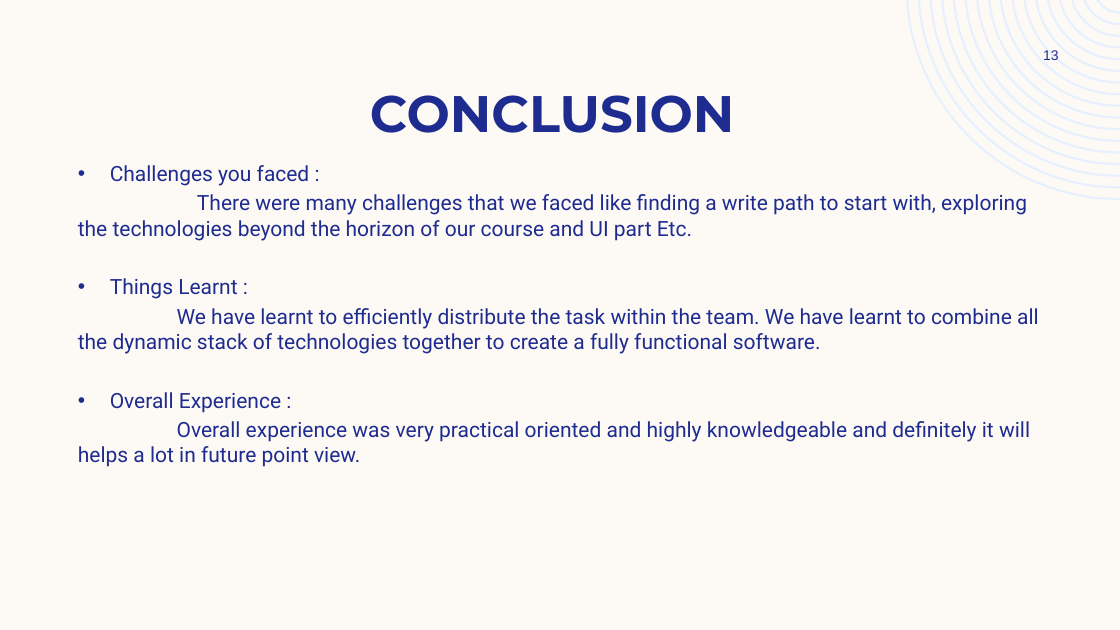
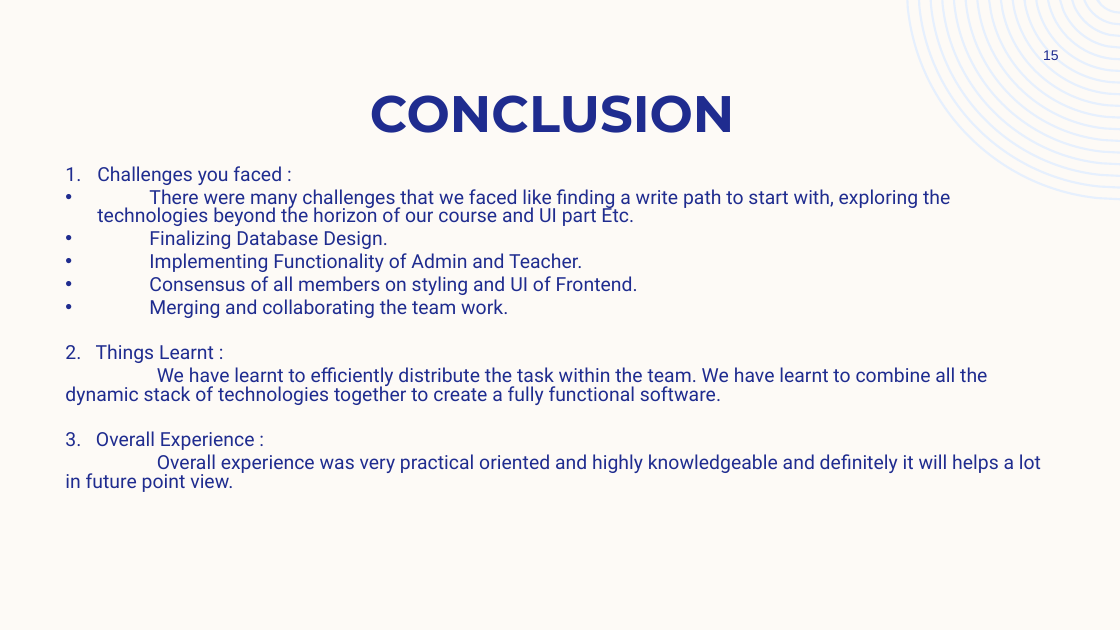
Before and after one commit to Sushil9731/Myproject, a slide deck: slide 15 of document/Learning Managemt System. (2).pptx (slide 13 before the commit). Drawn at 1120x630 pixels with LibreOffice and Linux fonts; fonts in the diff are those of the drawing. Boxes give left, top, right and bottom in pixels: in the first picture for what was removed or moved away, otherwise in the second. Text is boxed around its words. In the diff, an @@ line names an element or a change of style, - is before the commit and + after.

```diff
--- a/document/Learning Managemt System. (2).pptx
+++ b/document/Learning Managemt System. (2).pptx
@@ page number at box(1043, 50, 1059, 60): text changed @@
-13
+15
@@ text "Challenges you faced :": place and size @@
-text "Challenges you faced :" at box(78, 165, 1039, 467)
+text "Challenges you faced :" at box(65, 166, 1041, 492)
@@ text at box(65, 166, 1041, 492): size 18 to 16.6 pt in "Challenges you faced :", "There were many challenges that we faced ...", "We have learnt to efficiently distribute the ...", "Overall experience was very practical oriented and ..."; bullet • to 1.; line spacing 1 to 0.8; bullet none to • @@
@@ text at box(65, 230, 638, 363): text changed; size 18 to 16.6 pt @@
-• Things Learnt :
+• Finalizing Database Design.
+• Implementing Functionality of Admin and Teacher.
+• Consensus of all members on styling and UI of Frontend.
+• Merging and collaborating the team work.
+2. Things Learnt :
@@ text at box(65, 431, 255, 450): text changed; size 18 to 16.6 pt @@
-• Overall Experience :
+3. Overall Experience :
```
Also in this commit, not shown: 7 other slides changed, 2 slides added.
